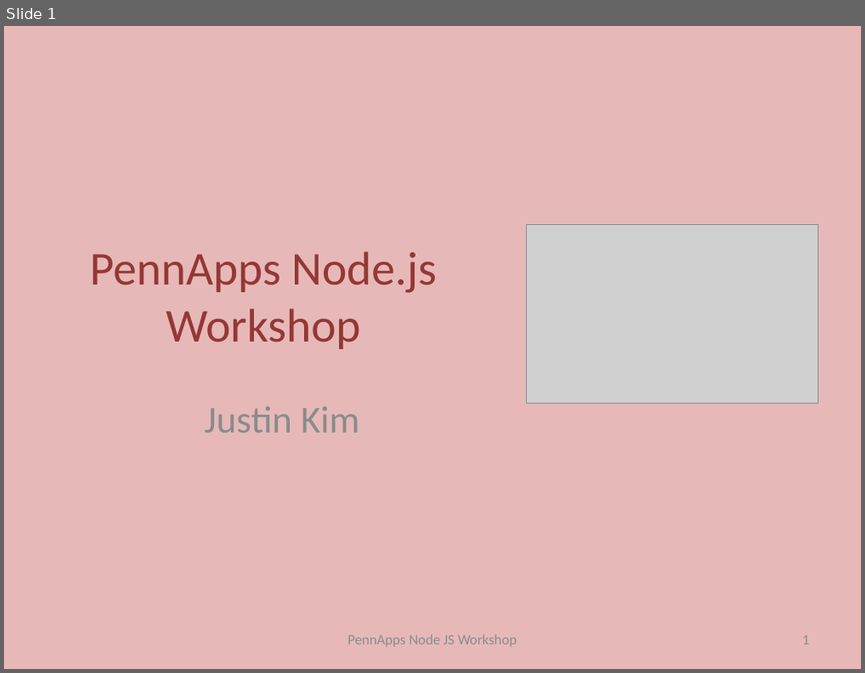
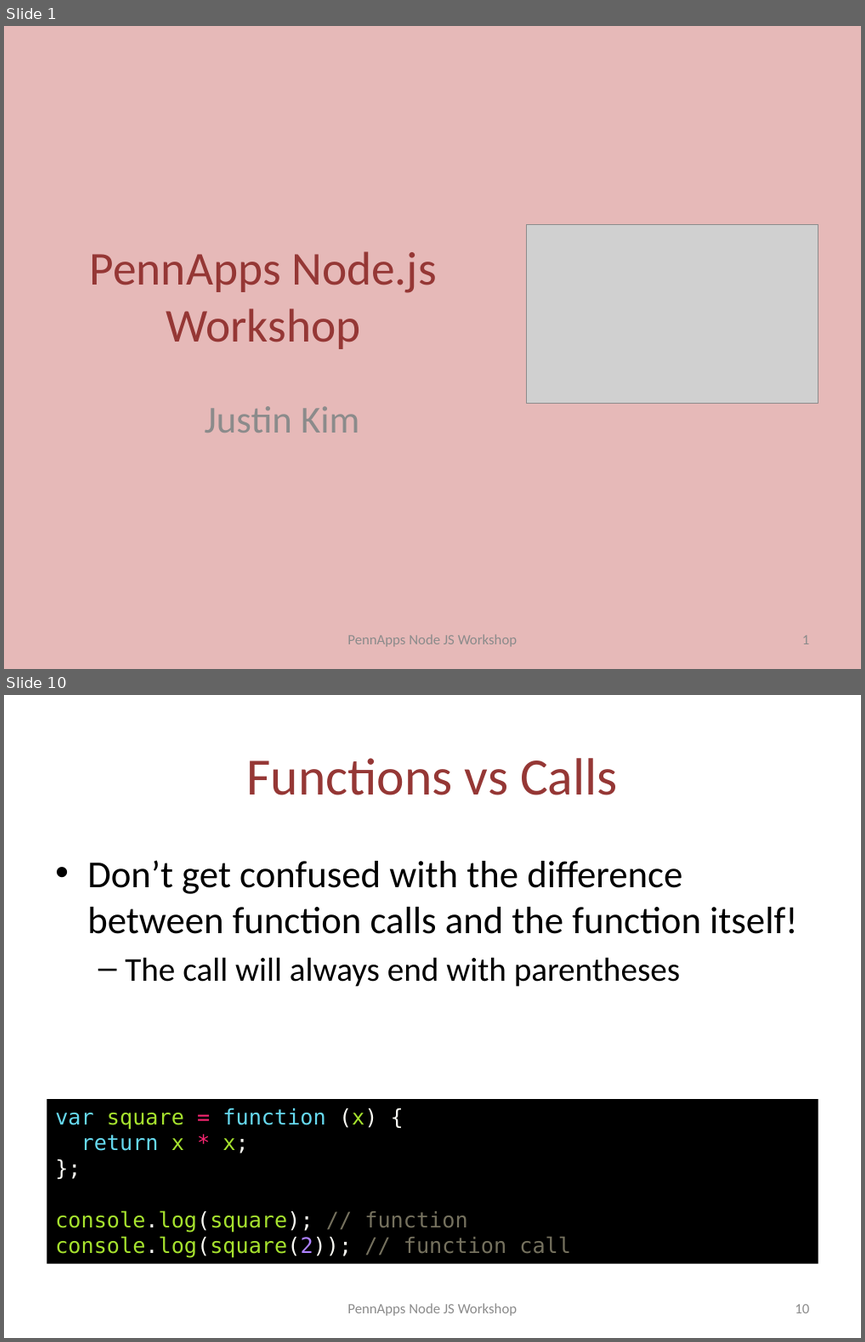
Before and after one commit to jusjmkim/pennapps-nodejs-workshop, a slide deck: pennapps-nodejs-workshop.pptx. Shown one above the other, each under a label of ours: slide 1 before the commit, slides 1 and 10 after it; the slides between them are not shown. The pictures are 865x673 and 865x1342 pixels, drawn with LibreOffice and Linux fonts; fonts in the diff are those of the drawing; grey boxes stand for pictures. Boxes give left, top, right and bottom in pixels: in the first picture for what was removed or moved away, otherwise in the second. Text is boxed around its words. In the diff, an @@ line names an element or a change of style, - is before the commit and + after.

```diff
--- a/pennapps-nodejs-workshop.pptx
+++ b/pennapps-nodejs-workshop.pptx
@@ slide 10 added at <box>4,695,861,1338</box>, background #FFFFFF @@
@@ title added at <box>247,758,618,795</box>, 44 pt, text #953735 @@
+Functions vs Calls
@@ text added at <box>87,860,798,987</box>, 32 pt, text #000000 @@
+• Don’t get confused with the difference between function calls and the function itself!
+  – The call will always end with parentheses
@@ rectangle added at <box>46,1099,818,1263</box>, fill #000000, 18 pt, text #A6E22E @@
+var square = function (x) {
+return x * x;
+};
+console.log(square); // function
+console.log(square(2)); // function call
@@ text added at <box>347,1303,517,1315</box>, 12 pt, text #8C8C8C @@
+PennApps Node JS Workshop
@@ page number added at <box>794,1304,809,1313</box>, 12 pt, text #8C8C8C @@
+10
```
Also in this commit, not shown: 1 slide changed, 19 other slides added, 6 other files.
